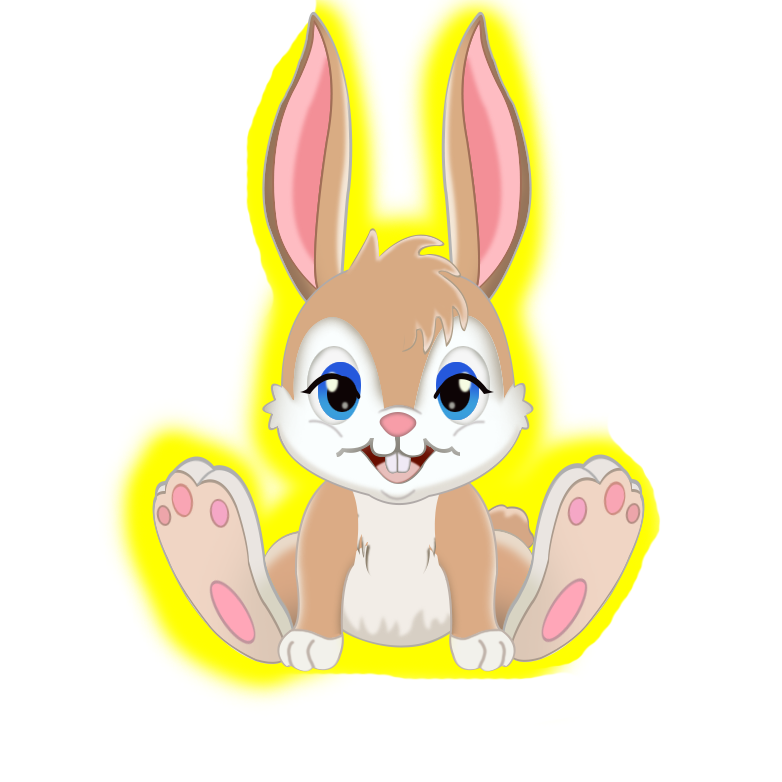
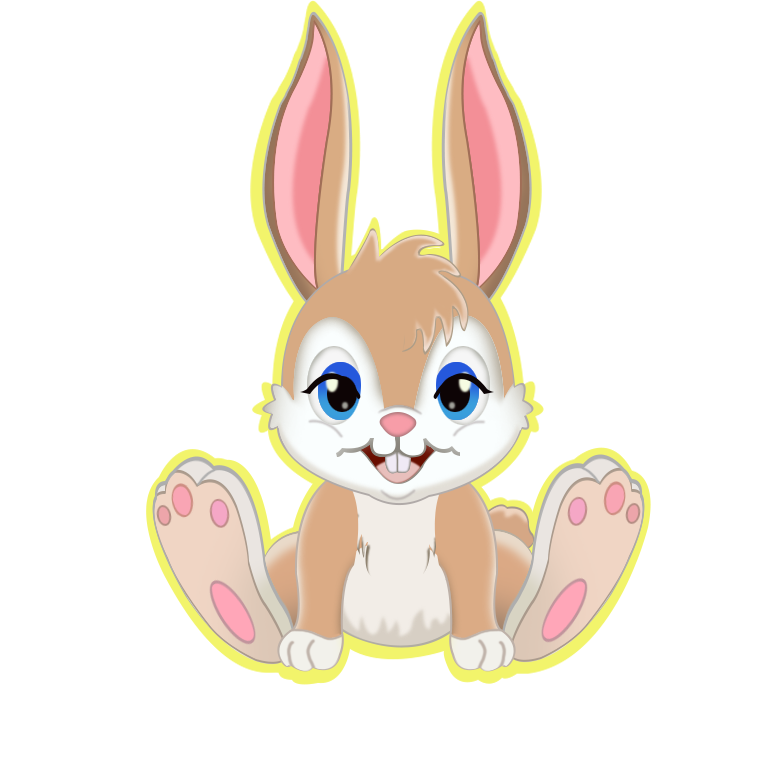
Layers edited between the first and the second 782x782 image:
painted on "Layer 8" over box(101, 398, 651, 711)
renamed "Layer 10" to "Layer 7", moved it above "Layer 6 copy", painted on it over box(447, 412, 661, 723)
removed layer "Layer 9" over box(193, 444, 601, 681)
added layer "Layer 6 copy" above "Layer 6" over box(431, 0, 542, 330)
painted on "Layer 6" over box(221, 0, 574, 538)
painted on "Layer 5" over box(346, 0, 565, 367)
painted on "Layer 4" over box(245, 0, 544, 515)
